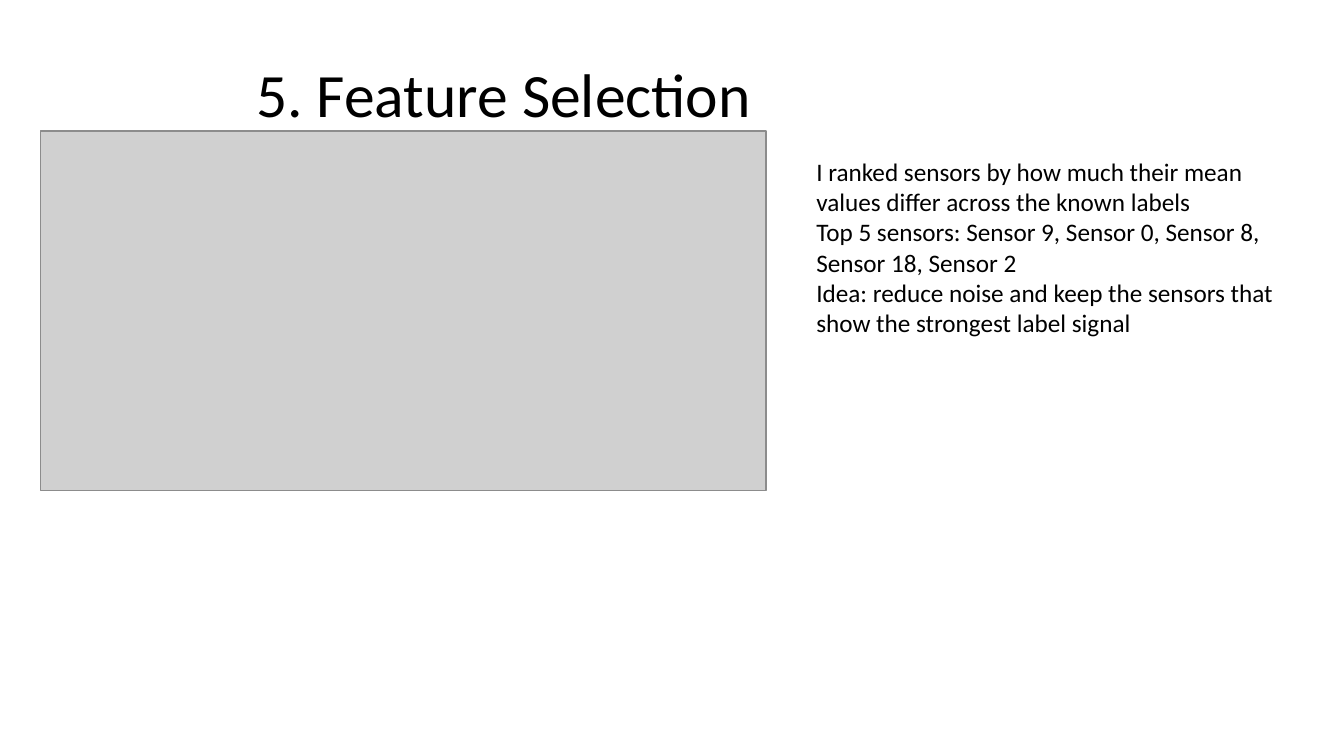
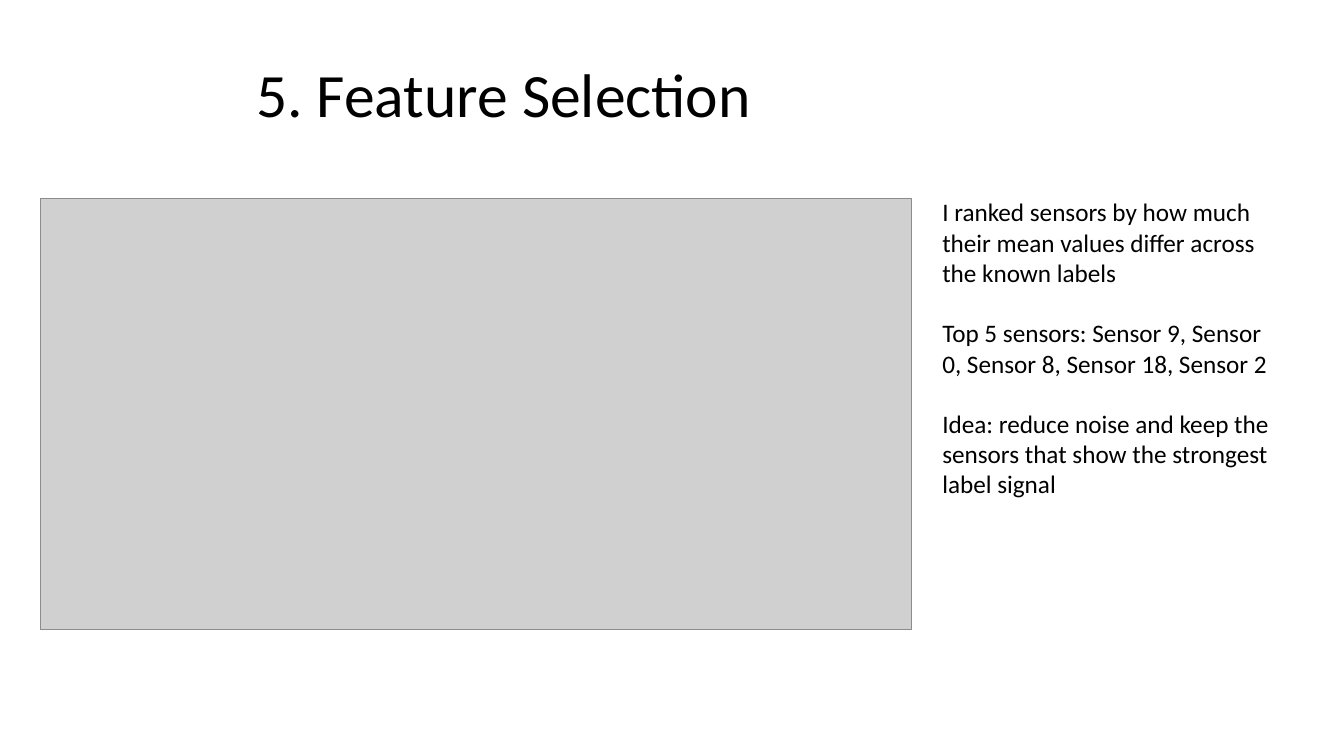
Before and after one commit to hadareal/sensor-failure-clustering, a slide deck: slide 6 of presentation/ML6_machine_failure_presentation_final.pptx. Drawn at 1344x756 pixels with LibreOffice and Linux fonts; fonts in the diff are those of the drawing; grey boxes stand for pictures. Boxes give left, top, right and bottom in pixels: in the first picture for what was removed or moved away, otherwise in the second. Text is boxed around its words. In the diff, an @@ line names an element or a change of style, - is before the commit and + after.

Commit message:
Add supervised baselines and select Random Forest

```diff
--- a/presentation/ML6_machine_failure_presentation_final.pptx
+++ b/presentation/ML6_machine_failure_presentation_final.pptx
@@ title "5. Feature Selection" rewrapped from box(256, 74, 751, 132) to box(256, 74, 751, 118) @@
@@ picture: place and size @@
-picture at box(40, 131, 766, 491)
+picture at box(40, 199, 911, 630)
@@ text "I ranked sensors by how ..." rewrapped from box(816, 163, 1273, 337) to box(942, 203, 1268, 498) @@
```
Also in this commit, not shown: 10 other slides changed, 1 slide added, 4 other files.
